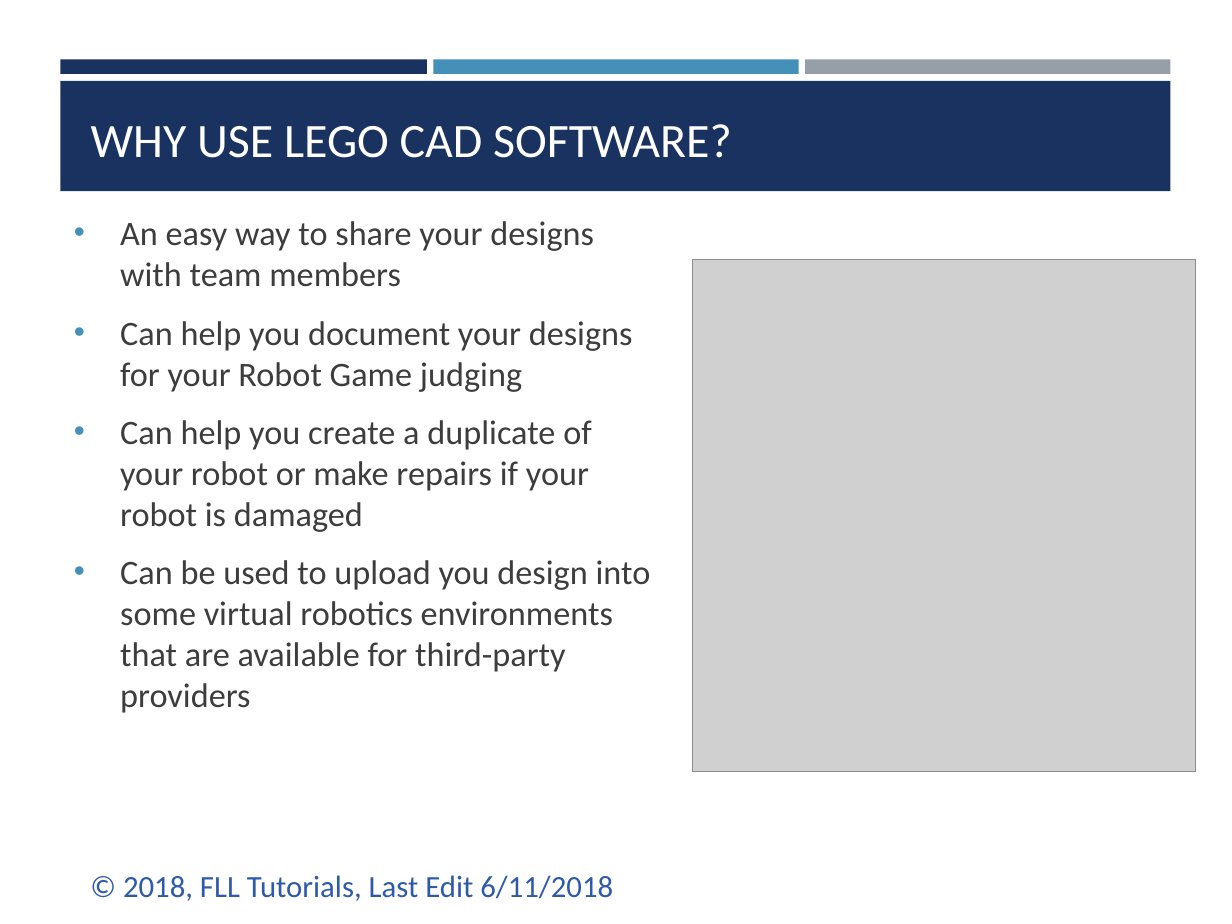
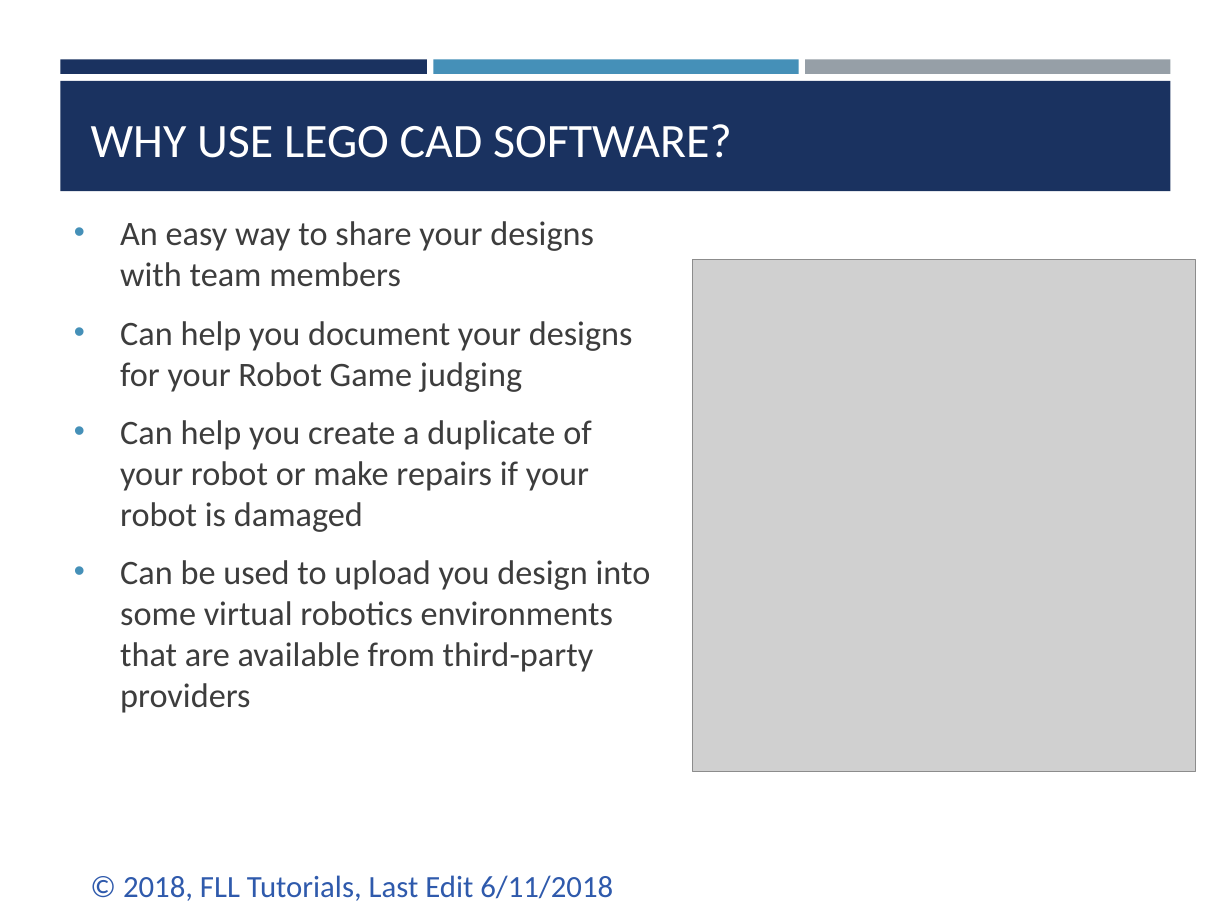
Before and after one commit to ev3lessons/FLL-Tutorials, a slide deck: slide 2 of translations/en-us/RobotGame/LEGOCAD.pptx. Drawn at 1232x924 pixels with LibreOffice and Linux fonts; fonts in the diff are those of the drawing; grey boxes stand for pictures. Boxes give left, top, right and bottom in pixels: in the first picture for what was removed or moved away, otherwise in the second. Text is boxed around its words. In the diff, an @@ line names an element or a change of style, - is before the commit and + after.

```diff
--- a/translations/en-us/RobotGame/LEGOCAD.pptx
+++ b/translations/en-us/RobotGame/LEGOCAD.pptx
@@ text at (120, 560, 651, 713): text changed @@
-• Can be used to upload you design into some virtual robotics environments that are available for third-party providers
+• Can be used to upload you design into some virtual robotics environments that are available from third-party providers
```
Also in this commit, not shown: 1 other file.
